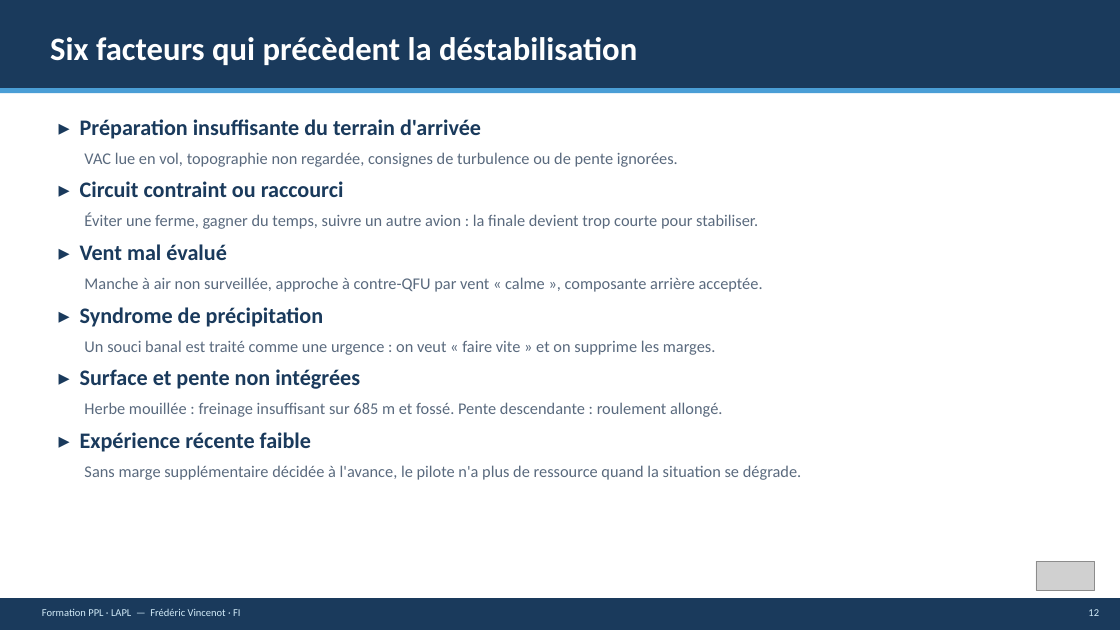
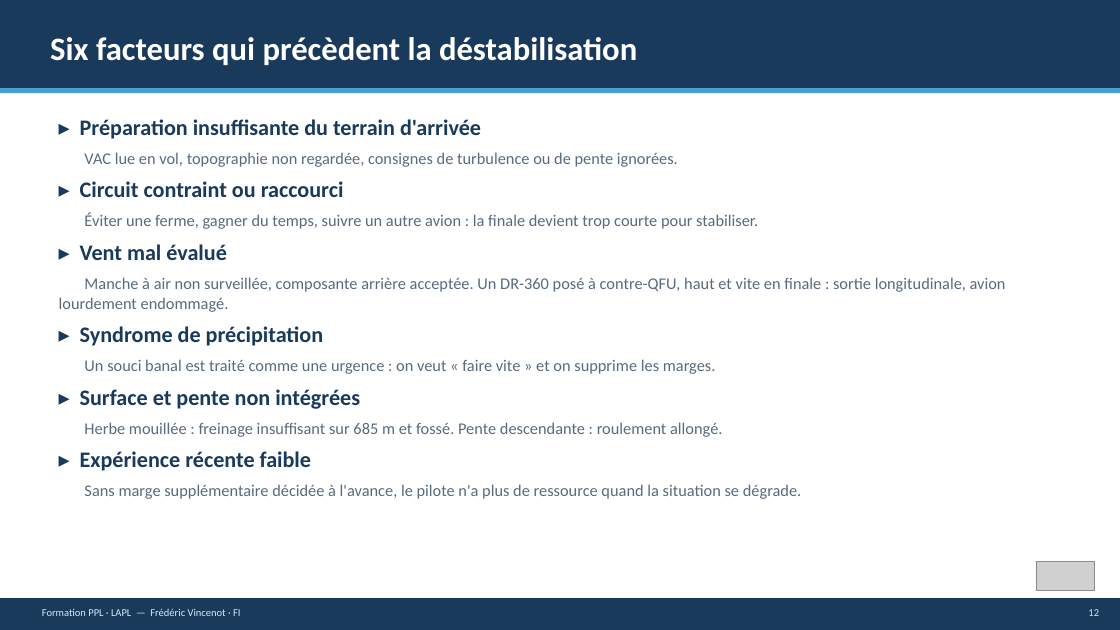
Before and after one commit to FredericVCT/trip-moto-juin-2026, a slide deck: slide 12 of aeroclub/sorties-de-piste/Sorties_de_piste_longitudinales_FV.pptx. Drawn at 1120x630 pixels with LibreOffice and Linux fonts; fonts in the diff are those of the drawing; grey boxes stand for pictures. Boxes give left, top, right and bottom in pixels: in the first picture for what was removed or moved away, otherwise in the second. Text is boxed around its words. In the diff, an @@ line names an element or a change of style, - is before the commit and + after.

```diff
--- a/aeroclub/sorties-de-piste/Sorties_de_piste_longitudinales_FV.pptx
+++ b/aeroclub/sorties-de-piste/Sorties_de_piste_longitudinales_FV.pptx
@@ text at (59,277,1006,312): text changed @@
-Manche à air non surveillée, approche à contre-QFU par vent « calme », composante arrière acceptée.
+Manche à air non surveillée, composante arrière acceptée. Un DR-360 posé à contre-QFU, haut et vite en finale : sortie longitudinale, avion lourdement endommagé.
```
Also in this commit, not shown: 11 other slides changed, 1 slide added, 1 other file.
